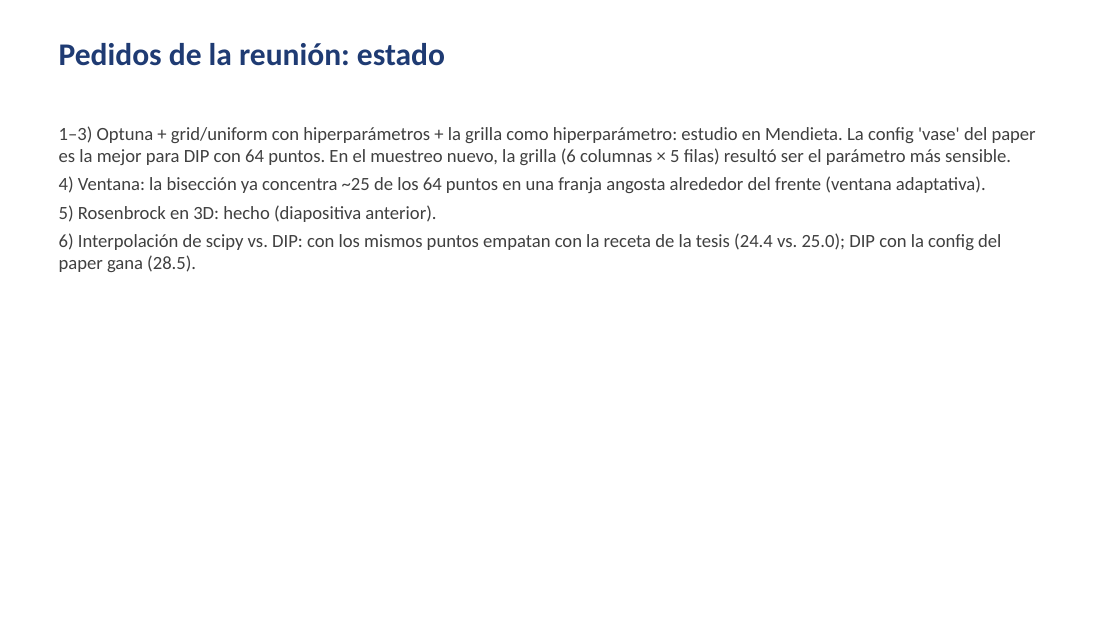
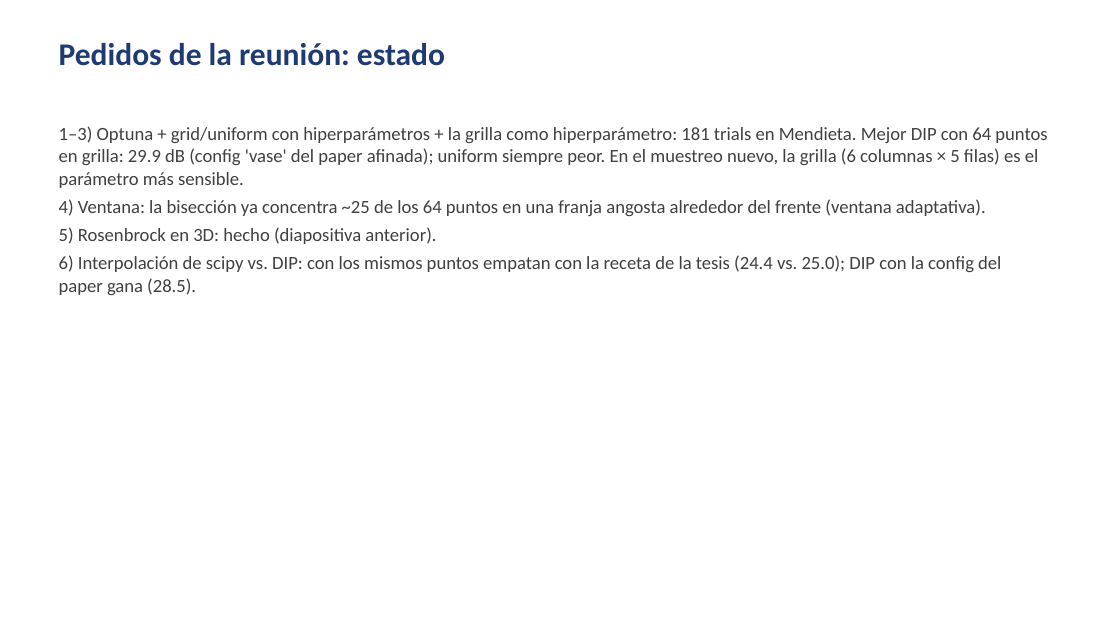
Before and after one commit to santiafonso/Tesis, a slide deck: slide 18 of presentaciones/presentacion4_autoexp/presentacion4_autoexp.pptx (slide 17 before the commit). Drawn at 1120x630 pixels with LibreOffice and Linux fonts; fonts in the diff are those of the drawing. Boxes give left, top, right and bottom in pixels: in the first picture for what was removed or moved away, otherwise in the second. Text is boxed around its words. In the diff, an @@ line names an element or a change of style, - is before the commit and + after.

Commit message:
Presentacion 4: fusion validada 9 g con guarda, RANSAC, Optuna profes, ruido

```diff
--- a/presentaciones/presentacion4_autoexp/presentacion4_autoexp.pptx
+++ b/presentaciones/presentacion4_autoexp/presentacion4_autoexp.pptx
@@ text at [59, 126, 1047, 188]: text changed @@
-1–3) Optuna + grid/uniform con hiperparámetros + la grilla como hiperparámetro: estudio en Mendieta. La config 'vase' del paper es la mejor para DIP con 64 puntos. En el muestreo nuevo, la grilla (6 columnas × 5 filas) resultó ser el parámetro más sensible.
+1–3) Optuna + grid/uniform con hiperparámetros + la grilla como hiperparámetro: 181 trials en Mendieta. Mejor DIP con 64 puntos en grilla: 29.9 dB (config 'vase' del paper afinada); uniform siempre peor. En el muestreo nuevo, la grilla (6 columnas × 5 filas) es el parámetro más sensible.
```
Also in this commit, not shown: 5 other slides changed, 2 slides added, 1 slide removed, 6 other files.
